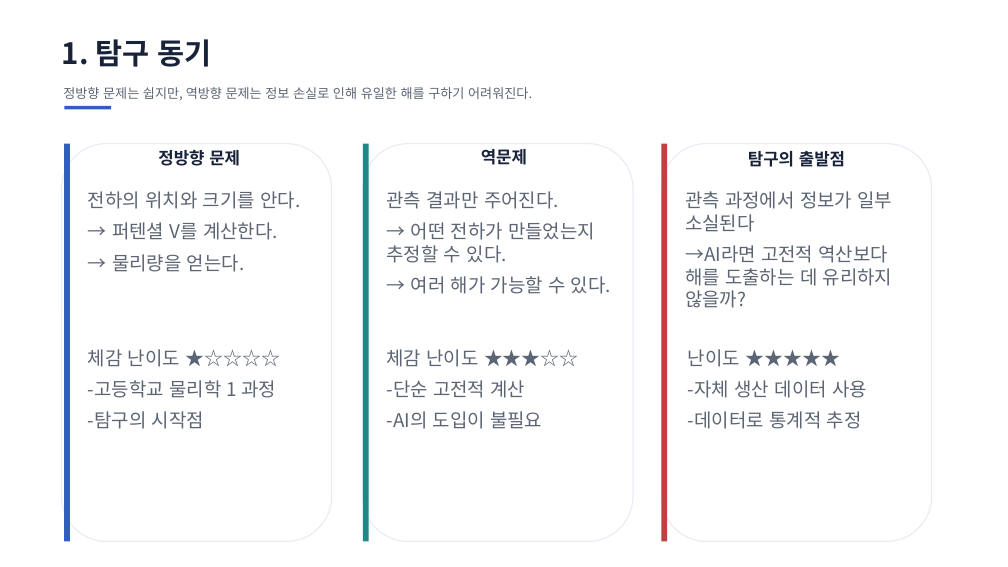
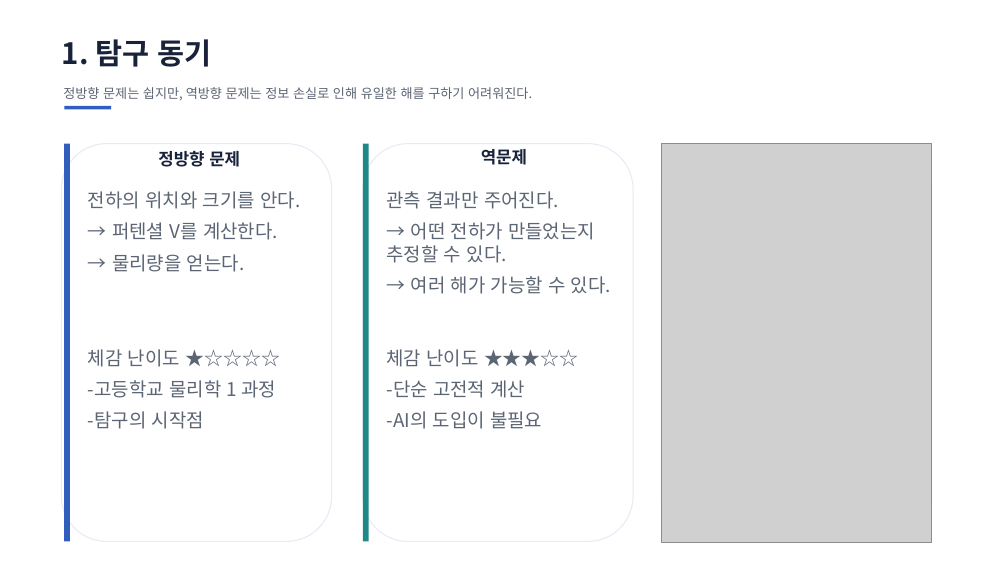
Before and after one commit to ohyunu525/KK-AI, a slide deck: slide 1 of Documents/보고서 파일.pptx (slide 3 before the commit). Drawn at 1008x567 pixels with LibreOffice and Linux fonts; fonts in the diff are those of the drawing; grey boxes stand for pictures. Boxes give left, top, right and bottom in pixels: in the first picture for what was removed or moved away, otherwise in the second. Text is boxed around its words. In the diff, an @@ line names an element or a change of style, - is before the commit and + after.

```diff
--- a/Documents/보고서 파일.pptx
+++ b/Documents/보고서 파일.pptx
@@ picture added at [662, 144, 931, 542] @@
@@ text removed at [748, 151, 845, 167] @@
-탐구의 출발점
@@ text removed at [387, 191, 893, 308] @@
-관측 과정에서 정보가 일부 소실된다
-→AI라면 고전적 역산보다 해를 도출하는 데 유리하지 않을까?
@@ text removed at [688, 349, 867, 429] @@
-난이도 ★★★★★
--자체 생산 데이터 사용
--데이터로 통계적 추정
```
Also in this commit, not shown: 3 other slides changed, 12 slides added, 1 slide removed, 2 other files.
